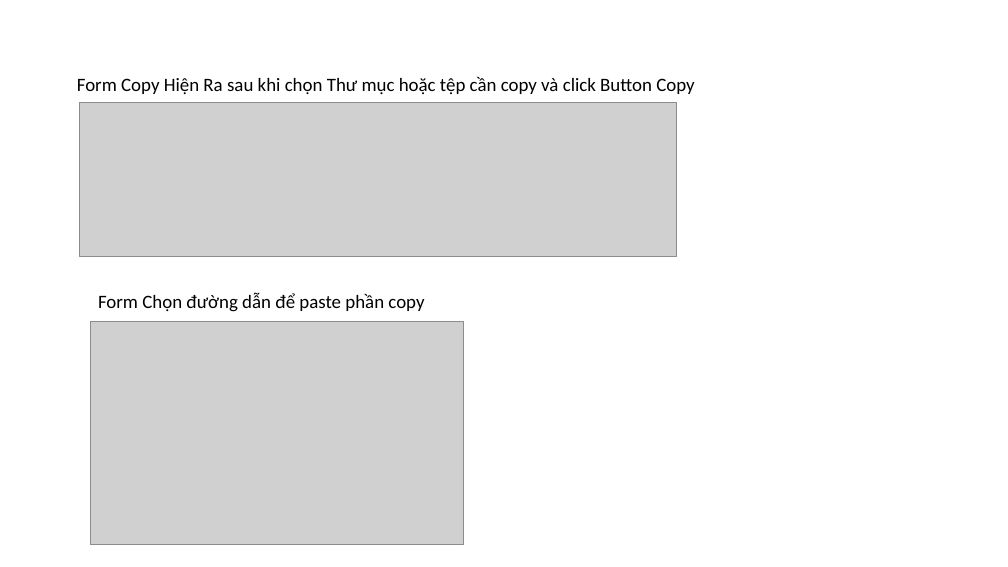
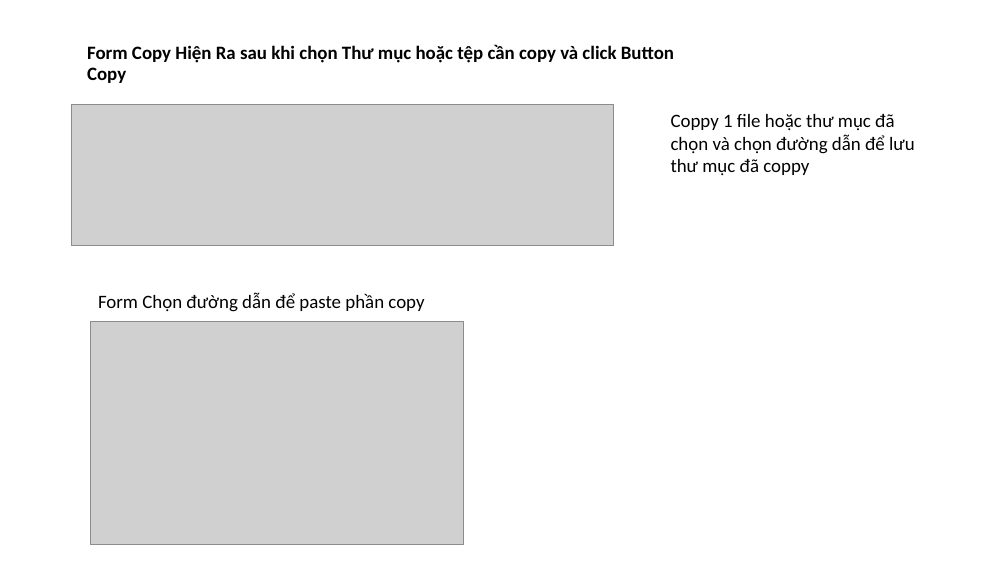
Before and after one commit to Hoaipt1998/Buit-a-file-manager-on-window, a slide deck: slide 4 of PowerPointDoAn1.pptx (slide 3 before the commit). Drawn at 1008x567 pixels with LibreOffice and Linux fonts; fonts in the diff are those of the drawing; grey boxes stand for pictures. Boxes give left, top, right and bottom in pixels: in the first picture for what was removed or moved away, otherwise in the second. Text is boxed around its words. In the diff, an @@ line names an element or a change of style, - is before the commit and + after.

```diff
--- a/PowerPointDoAn1.pptx
+++ b/PowerPointDoAn1.pptx
@@ title "Form Copy Hiện Ra sau ...": place and size @@
-title "Form Copy Hiện Ra sau ..." at [77,76,694,95]
+title "Form Copy Hiện Ra sau ..." at [87,44,674,83]
@@ title "Form Copy Hiện Ra sau ..." at [87,44,674,83]: bold on @@
@@ picture: place and size @@
-picture at [79,102,677,256]
+picture at [72,105,614,246]
@@ text added at [671,114,915,175], 18 pt, text #000000 @@
+Coppy 1 file hoặc thư mục đã chọn và chọn đường dẫn để lưu thư mục đã coppy
```
Also in this commit, not shown: 10 other slides changed, 2 slides added, 1 slide removed.
